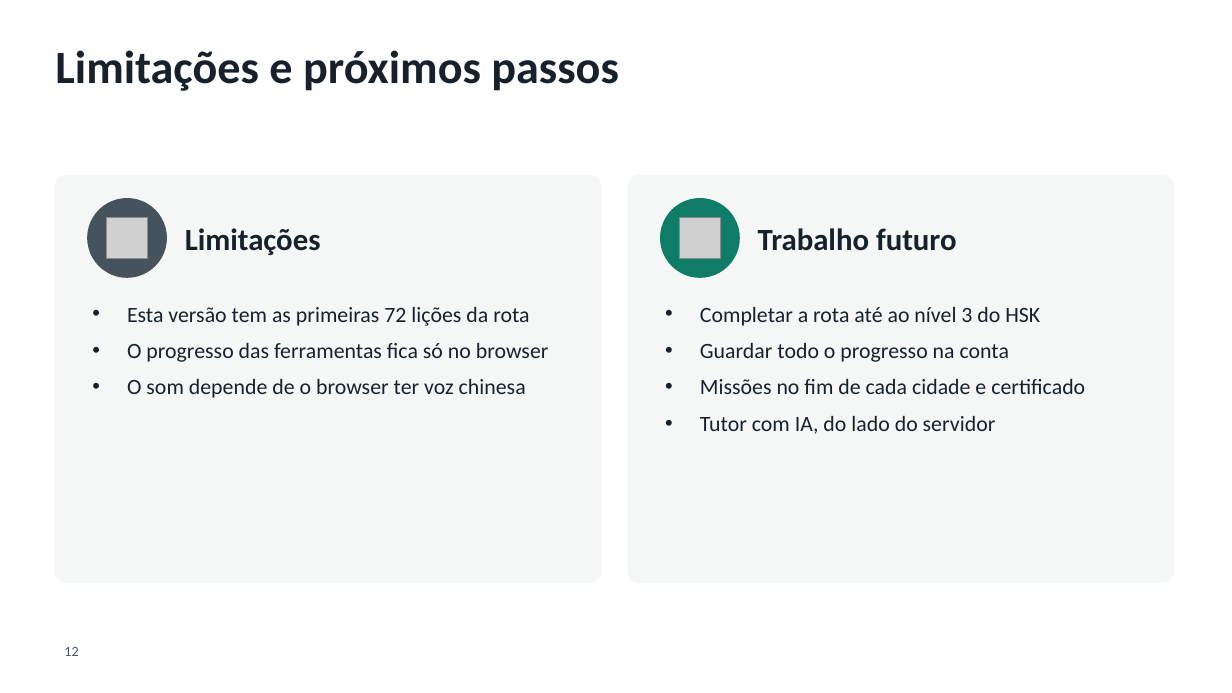
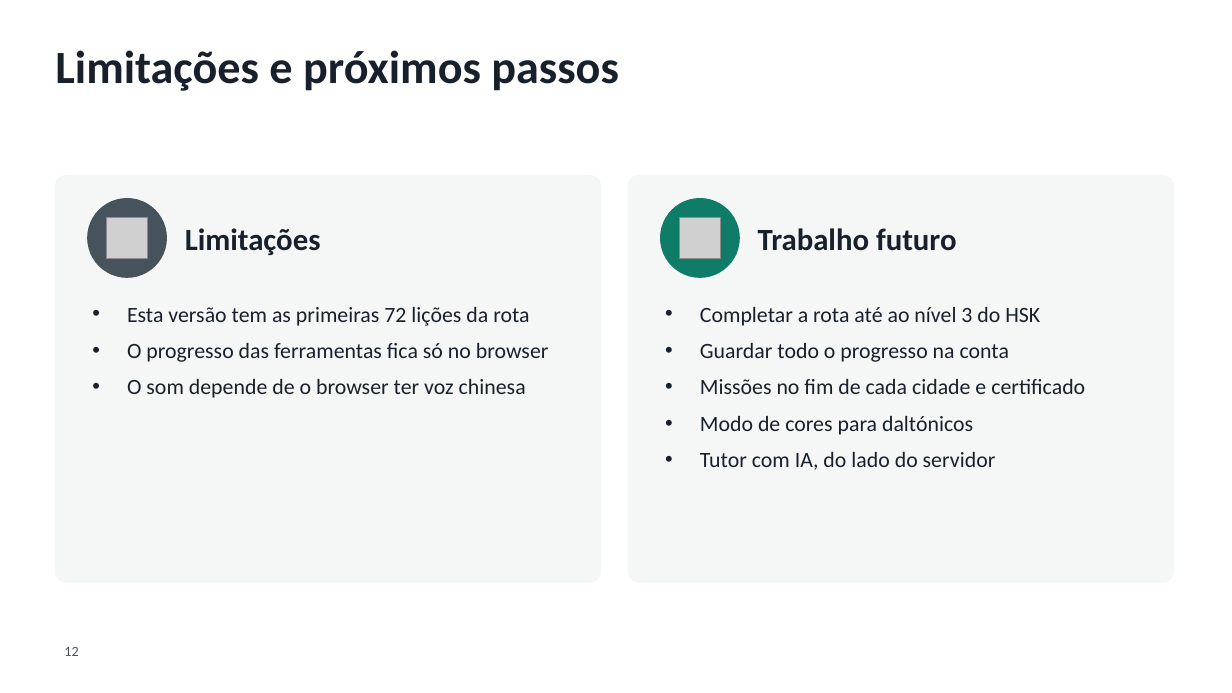
Before and after one commit to SCCPScar/MandarinCourse, a slide deck: slide 12 of docs/entregas/Apresentação - Chá.pptx. Drawn at 1232x693 pixels with LibreOffice and Linux fonts; fonts in the diff are those of the drawing; grey boxes stand for pictures; background and template pictures are left out. Boxes give left, top, right and bottom in pixels: in the first picture for what was removed or moved away, otherwise in the second. Text is boxed around its words. In the diff, an @@ line names an element or a change of style, - is before the commit and + after.

```diff
--- a/docs/entregas/Apresentação - Chá.pptx
+++ b/docs/entregas/Apresentação - Chá.pptx
@@ text at (x1=700, y1=416, x2=973, y2=435): paragraph added @@
+• Modo de cores para daltónicos
```
Also in this commit, not shown: 7 other files.
